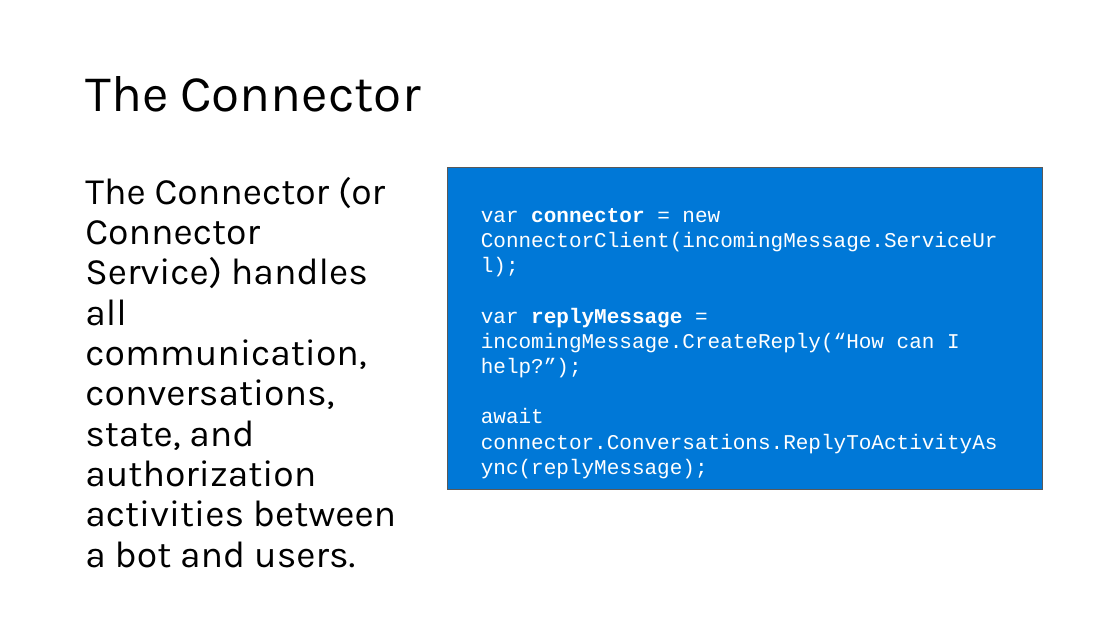
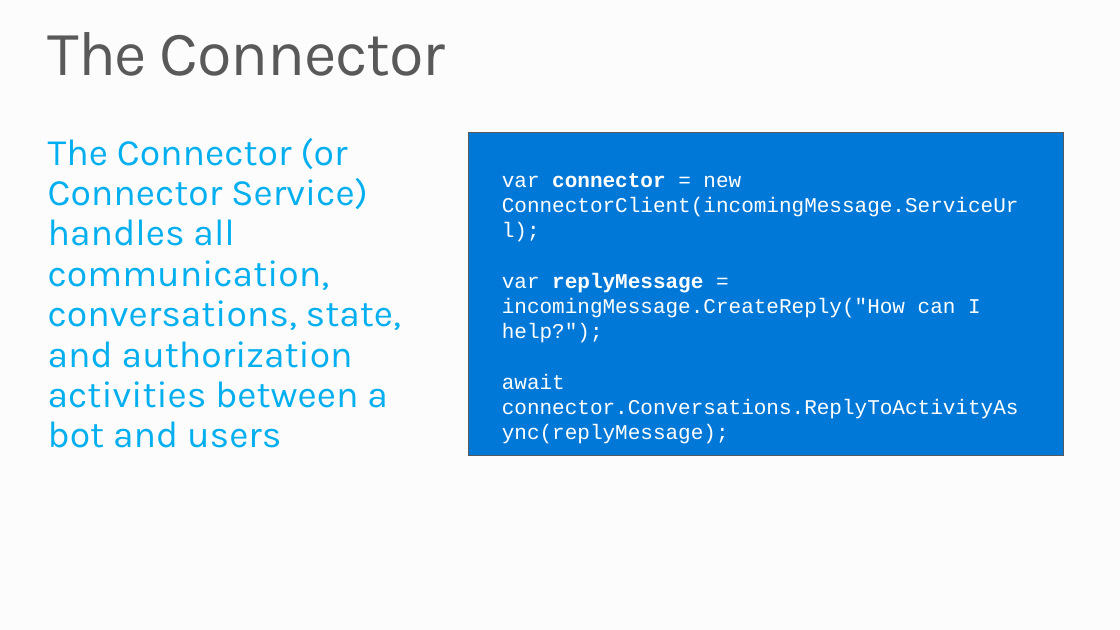
Before and after one commit to MSRConnections/Azure-training-course, a slide deck: slide 5 of Content/Bots (Draft)/Microsoft Bot Framework.pptx. Drawn at 1120x630 pixels with LibreOffice and Linux fonts; fonts in the diff are those of the drawing; background and template pictures are left out. Boxes give left, top, right and bottom in pixels: in the first picture for what was removed or moved away, otherwise in the second. Text is boxed around its words. In the diff, an @@ line names an element or a change of style, - is before the commit and + after.

```diff
--- a/Content/Bots (Draft)/Microsoft Bot Framework.pptx
+++ b/Content/Bots (Draft)/Microsoft Bot Framework.pptx
@@ background #FFFFFF to #FCFCFC @@
@@ title "The Connector": place and size @@
-title "The Connector" at bbox=[85, 76, 420, 112]
+title "The Connector" at bbox=[48, 32, 446, 76]
@@ title "The Connector" at bbox=[48, 32, 446, 76]: size 44 to 54 pt, text colour #000000 to #595959, letter spacing 0 to -1 pt; vertical alignment middle to top @@
@@ text at bbox=[48, 138, 401, 448]: text changed; text colour #000000 to #03AFEF @@
-The Connector (or Connector Service) handles all communication, conversations, state, and authorization activities between a bot and users.
+The Connector (or Connector Service) handles all communication, conversations, state, and authorization activities between a bot and users
@@ rectangle "var connector = new ConnectorClient(incomingMessage.ServiceU ...": place and size @@
-rectangle "var connector = new ConnectorClient(incomingMessage.ServiceU ..." at bbox=[447, 168, 1043, 491]
+rectangle "var connector = new ConnectorClient(incomingMessage.ServiceU ..." at bbox=[468, 133, 1064, 455]
@@ text in rectangle at bbox=[502, 273, 981, 343]: text changed @@
-var replyMessage = incomingMessage.CreateReply(“How can I help?”);
+var replyMessage = incomingMessage.CreateReply("How can I help?");
```
Also in this commit, not shown: 14 other slides changed.
